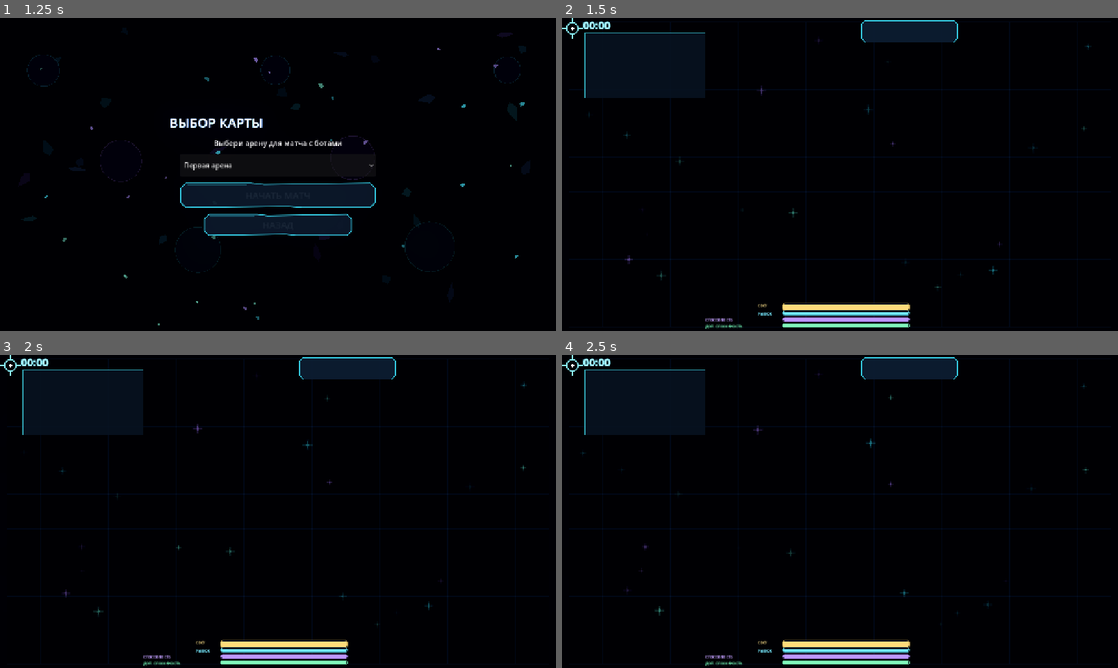
Above: before the commit, frames 1-4 (two rows, left to right).
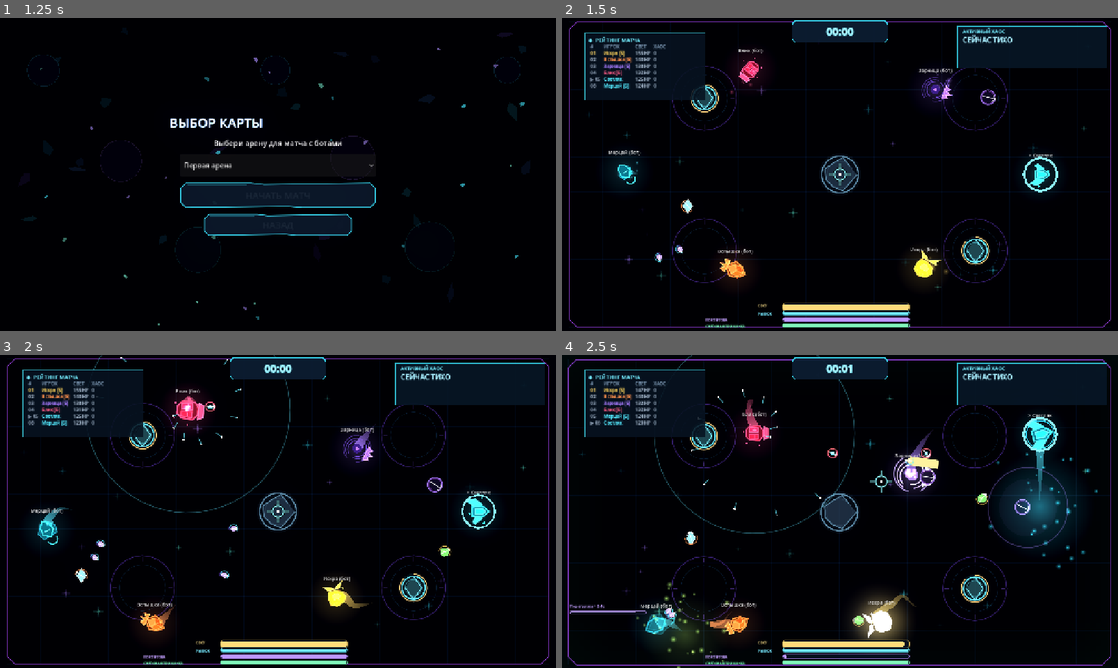
Above: after the commit, the same moments.

Repository: DvoreZZKy/svetobalamut
Game: Godot game, scene res://scenes/menu.tscn
Two runs of this game, one before a commit and one after it. Both use one fixed random seed, a clock stepped at 60 frames per second and the inputs below.
Inputs (mouse positions are in pixels of both pictures, inside the frame that each line leads up to):
- Up to frame 1 (1.25 s): click "Играть одному (с ботами)" at 0.5 s
- Up to frame 2 (1.5 s): click "НАЧАТЬ МАТЧ" at 1.25 s
- Up to frame 3 (2 s): no input
- Up to frame 4 (2.5 s): tap Enter (restart) at 2 s; move the mouse to (867, 511) at 2.02 s; hold W (up) from 2.03 s (still down); tap Q (ability) at 2.1 s; click (867, 511) at 2.17 s

Frame 1 is identical in both runs. In frame 2, 11% of the frame differs, in the area x 0-99%, y 0-100%; in frame 3, 12%; in frame 4, 18%.
Error before the commit: Parse Error: Identifier "other" not declared in the current scope. (res://scripts/sim.gd:1527)

Commit message:
Fix spatial bubble absorption loop

Diff:
--- a/scripts/sim.gd
+++ b/scripts/sim.gd
@@ -1518,18 +1518,24 @@
 					break
 		if not dead and bool(b.get("absorb_bubble", false)):
 			var bubble_cell := Vector2i(floori(float(b.pos.x) / BULLET_GRID_SIZE), floori(float(b.pos.y) / BULLET_GRID_SIZE))
+			var bubble_absorbed := false
 			for cell_y in range(bubble_cell.y - 1, bubble_cell.y + 2):
 				for cell_x in range(bubble_cell.x - 1, bubble_cell.x + 2):
 					var nearby: Array = bullet_grid.get(Vector2i(cell_x, cell_y), [])
 					for other in nearby:
 						if int(other.id) == int(b.id) or int(other.owner) == int(b.owner) or consumed_lookup.has(int(other.id)):
 							continue
-					var absorb_distance := float(b.get("radius", 11.0)) + float(other.get("radius", 6.0)) + 4.0
-					if (other.pos as Vector2).distance_squared_to(b.pos) <= absorb_distance * absorb_distance:
-						consumed_lookup[int(other.id)] = true
-						b.radius = minf(21.0, float(b.radius) + 2.0)
-						b.dmg = float(b.dmg) + 1.0
+						var absorb_distance := float(b.get("radius", 11.0)) + float(other.get("radius", 6.0)) + 4.0
+						if (other.pos as Vector2).distance_squared_to(b.pos) <= absorb_distance * absorb_distance:
+							consumed_lookup[int(other.id)] = true
+							b.radius = minf(21.0, float(b.radius) + 2.0)
+							b.dmg = float(b.dmg) + 1.0
+							bubble_absorbed = true
+							break
+					if bubble_absorbed:
 						break
+				if bubble_absorbed:
+					break
 		if not dead:
 			for p in players.values():
 				if p.shadow or p.inv > 0.0 or float(p.get("phase_t", 0.0)) > 0.0:
